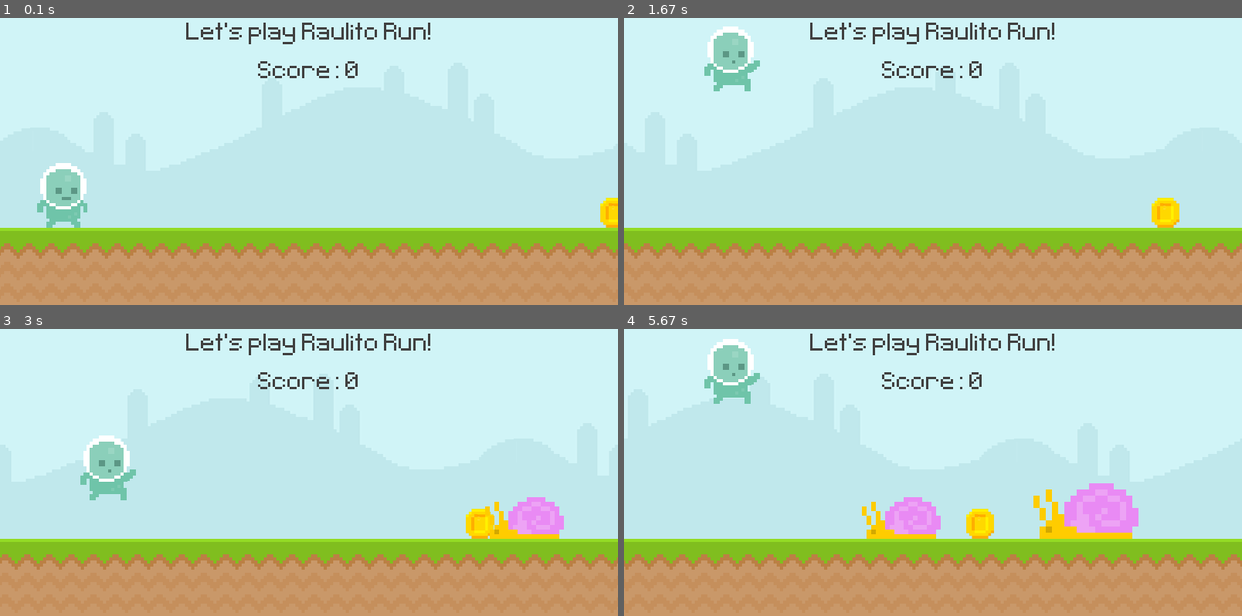
Above: before the commit, frames 1-4 (two rows, left to right).
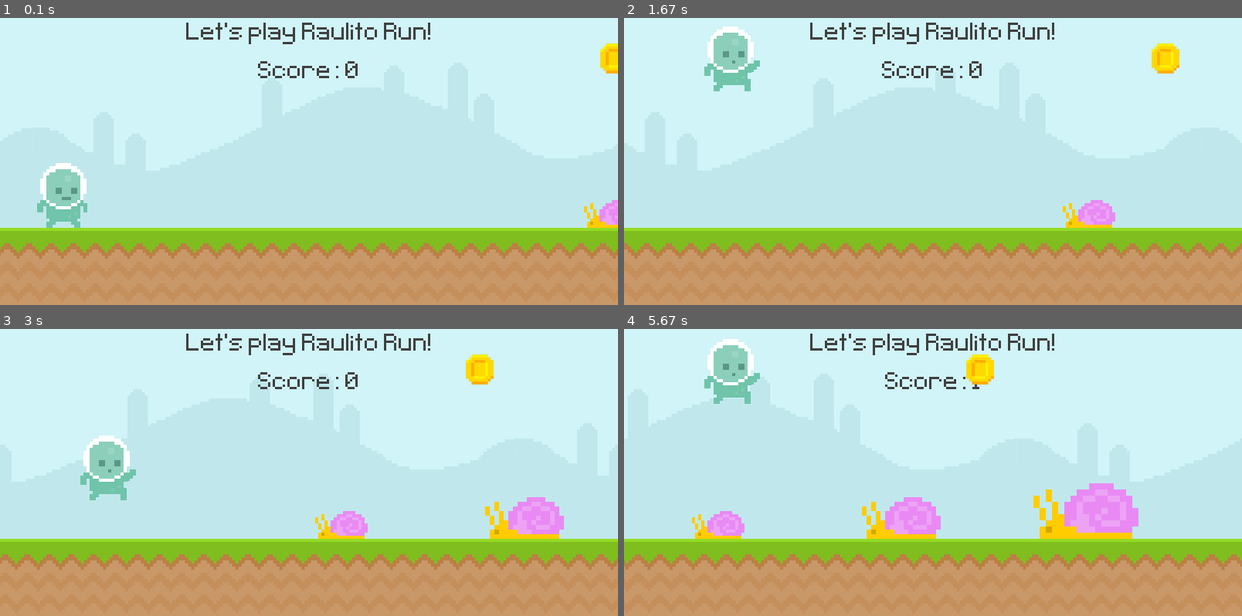
Above: after the commit, the same moments.

Repository: jm4ch4do/py_game_mario
Game: pygame game, started from scenes/level_001.py
Two runs of this game, one before a commit and one after it. Both use one fixed random seed, a clock stepped at 60 frames per second and the inputs below.
Inputs:
- Up to frame 1 (0.1 s): no input
- Up to frame 2 (1.67 s): hold Right 0.33-0.8 s; hold Up 0.83-1.13 s; tap Space at 0.9, 1.23, 1.53 s; hold Right 1.17-1.63 s
- Up to frame 3 (3 s): hold Left 1.67-2.2 s; tap Space at 1.73, 2.03, 2.73 s; hold Up from 2.67 s (still down)
- Up to frame 4 (5.67 s): release Up at 3.03 s; hold Up 4.73-5.03 s; tap Space at 4.8, 5.13, 5.43, 5.63 s; hold Right 5.07-5.53 s; hold Left from 5.57 s (still down)

The runs differ from the first frame. In frame 1, 0.7% of the frame differs, in the area x 94-100%, y 8-74%; in frame 2, 1.4%; in frame 3, 1.4%; in frame 4, 1.7%, in the area x 11-60%, y 8-74%.

Commit message:
feat: introduces setting position in actor_map

Diff:
--- a/data/actor_map.json
+++ b/data/actor_map.json
@@ -2,6 +2,12 @@
     "actors": [
         {
             "type": "Coin",
+            "time": 0,
+            "scale": 1,
+            "y_pos": 100
+        },
+        {
+            "type": "Snail",
             "time": 0,
             "scale": 1
         },
--- a/scenes/level_001.py
+++ b/scenes/level_001.py
@@ -16,9 +16,9 @@
 
     player = _pyg.sprite.GroupSingle()
     player.add(_pla.Player(world=world, status=status))
-    enemy_manager = _spa.Spawner(world=world, status=status, player=player)
+    spawner = _spa.Spawner(world=world, status=status, player=player)
 
-    return status, score, player, enemy_manager
+    return status, score, player, spawner
 
 
 # ------------------------------ SETUP ------------------------------
@@ -26,7 +26,7 @@
 clock = _pyg.time.Clock()
 world = _world.World()
 screen = _pyg.display.set_mode((world.screen_max_x, world.screen_max_y))
-status, score, player, enemy_manager = prepare_level_start()
+status, score, player, spawner = prepare_level_start()
 
 
 # ---------------------------- GAME LOOP ----------------------------
@@ -34,15 +34,15 @@
     for event in _pyg.event.get():
         restart_needed = _utils.handle_main_events(event, status)
         if restart_needed:
-            status, score, player, enemy_manager = prepare_level_start()
+            status, score, player, spawner = prepare_level_start()
 
     if not status.gameover:
         world.update(), score.update()
     world.background.draw(screen), score.draw(screen)
 
     if not status.gameover:
-        enemy_manager.update()
-    enemy_manager.draw(screen)
+        spawner.update()
+    spawner.draw(screen)
 
     player.update(screen), player.draw(screen)
 
--- a/src/actors/actor.py
+++ b/src/actors/actor.py
@@ -49,7 +49,12 @@
         self.scale = scale
         if image is None:
             image = self.select_image(animations[0])
-        super().__init__(world, status, image, ini_pos, ani_speed, mask_crop, lives)
+
+        x = ini_pos[0] if ini_pos[0] else world.screen_max_x
+        y = ini_pos[1] if ini_pos[1] else world.ground
+        self.ini_pos = (x, y)
+
+        super().__init__(world, status, image, self.ini_pos, ani_speed, mask_crop, lives)
 
         self.animations = animations
         self.player, self.speed = player, speed
--- a/src/actors/enemies.py
+++ b/src/actors/enemies.py
@@ -48,15 +48,15 @@
 
 class Snail(Enemy):
 
-    def __init__(self, world, status, player, react_to_event, scale=1):
+    def __init__(self, world, status, player, react_to_event, ini_pos, scale=1):
         super().__init__(
             world=world,
             status=status,
             player=player,
-            ini_pos=(world.screen_max_x, world.ground),
             scale=scale,
             react_to_event=react_to_event,
             animations=["snail_1", "snail_2"],
             speed=2,
             ani_speed=0.05,
+            ini_pos=ini_pos,
         )
--- a/src/actors/spawner.py
+++ b/src/actors/spawner.py
@@ -22,11 +22,15 @@
         if self.actor_index >= len(self.actor_map):
             return None
 
-        next_actor = self.actor_map[self.actor_index]
+        actor = self.actor_map[self.actor_index]
         game_time = _pyg.time.get_ticks() - self.status.start_time
-        if game_time > next_actor["time"]:
+        if game_time > actor["time"]:
             self.actor_index += 1
-            self.spawn_actor(next_actor["type"], next_actor["scale"])
+            self.spawn_actor(
+                actor.get("type"),
+                (actor.get("x_pos"), actor.get("y_pos")),
+                actor.get("scale"),
+            )
 
     def load_actor_map(self):
         source = "data/actor_map.json"
@@ -34,7 +38,7 @@
             actor_map = _json.load(f)
         return actor_map["actors"]
 
-    def spawn_actor(self, type, scale=1):
+    def spawn_actor(self, type, ini_pos, scale=1):
         ActorClass = self.actor_types[type]
         actor = ActorClass(
             world=self.world,
@@ -42,6 +46,7 @@
             player=self.player,
             react_to_event=self.react_to_event,
             scale=scale,
+            ini_pos=ini_pos,
         )
         self.actors.add(actor)
 
--- a/src/actors/treasure.py
+++ b/src/actors/treasure.py
@@ -6,16 +6,16 @@
 
 class Treasure(_act.NPC):
 
-    def __init__(self, world, status, player, react_to_event, scale=1):
+    def __init__(self, world, status, player, react_to_event, ini_pos, scale=1):
         super().__init__(
             world=world,
             status=status,
-            ini_pos=(world.screen_max_x, world.ground),
             animations=["treasure", "treasure_opened"],
             player=player,
             speed=1,
             react_to_event=react_to_event,
             scale=scale,
+            ini_pos=ini_pos,
         )
         self.is_open = False
 
@@ -32,15 +32,15 @@
 
 class Coin(_act.NPC):
 
-    def __init__(self, world, status, player, react_to_event, scale=1):
+    def __init__(self, world, status, player, react_to_event, ini_pos, scale=1):
         super().__init__(
             world=world,
             status=status,
-            ini_pos=(world.screen_max_x, world.ground),
             animations=["coin1"],
             player=player,
             speed=1,
             react_to_event=react_to_event,
             scale=scale,
+            ini_pos=ini_pos,
             hit_event="found",
         )
